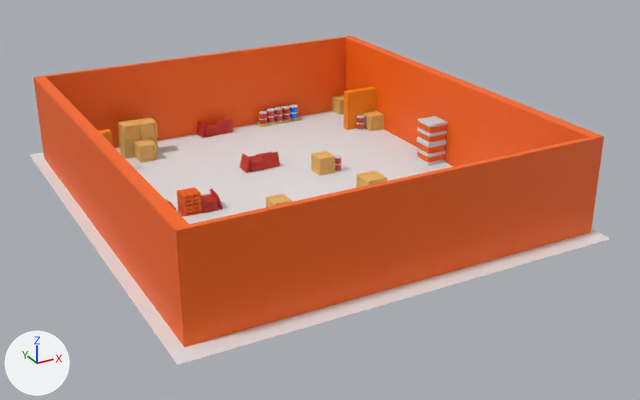
The glTF model models/gltf/Map0.glb: old version first, new version second.
Both versions are drawn from a camera (50 mm lens) standing at (-29.9, -60.0, 28.2) and looking at (3.6, 0.8, -2.2). The axes (+X, +Y, +Z) are drawn at lower left. The lights are the same throughout. Where no turn or scale is listed for an object, it has been applied to the vertices.

Names of what the first picture shows: 'Barrel.006', 'BigBox.001', 'BigBox.004', 'Box.004', 'Box.025', 'Box.026', 'Box.027', 'Box.028', 'Box.029', 'Box.050', 'Plane', 'floors', 'obj.004', 'obj.006', 'obj.039', 'obj.051'.
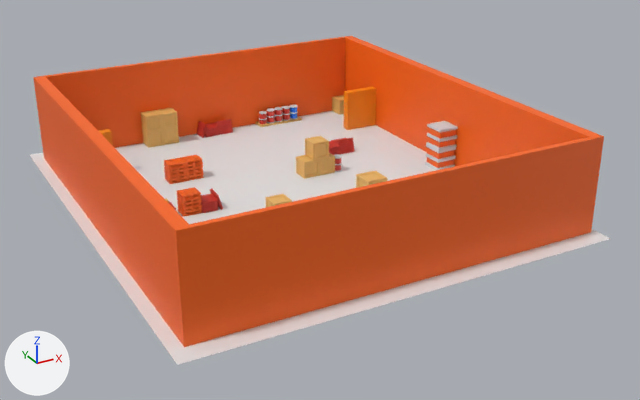
Location of each change, (x1, y1, x2, y2) in pixels of the pictures (640 x 400 px):
'BigBox.001', moved: before (417, 116, 448, 146); after (426, 121, 458, 151)
'Box.027', moved: before (118, 120, 141, 143); after (141, 110, 163, 132)
'BigBox.004', moved: before (416, 140, 446, 166); after (425, 145, 456, 170)
'Box.028', moved: before (135, 118, 158, 140); after (157, 108, 178, 130)
'Box.026', moved: before (119, 138, 136, 159); after (142, 128, 164, 148)
'obj.011', added (orange): after (164, 157, 187, 184)
'Box.011', added (orange): after (305, 136, 329, 160)
'obj.051', moved: before (256, 152, 280, 169); after (331, 138, 354, 154)
'obj.006', moved: before (239, 153, 265, 173); after (329, 141, 341, 155)
'Box.010', added (orange): after (296, 155, 320, 179)
'Box.029', moved (not visible afterwards): before (134, 139, 157, 163)
'obj.010', added (orange): after (181, 155, 203, 181)
'Box.004', moved (not visible afterwards): before (363, 111, 384, 132)
'Box.025', moved: before (140, 138, 158, 153); after (163, 127, 179, 145)
'Barrel.006', moved (not visible afterwards): before (357, 115, 365, 130)

The change, as a list of edits to the scene's bpy script:
```text
Add mat_5_003:
    mat_5_003 = principled_material('5.003')
    mat_5_003.base_color = (1.0, 0.136, 0.00561)  # orange #ff6711
Add mat_5_002:
    mat_5_002 = principled_material('5.002')
    mat_5_002.base_color = (1.0, 0.136, 0.00561)  # orange #ff6711
Add mat_3_007:
    mat_3_007 = principled_material('3.007')
    mat_3_007.base_color = (0.823, 0.468, 0.13)  # orange #eab665
Add mat_3_006:
    mat_3_006 = principled_material('3.006')
    mat_3_006.base_color = (0.823, 0.468, 0.13)  # orange #eab665
Add me_cube_107:
    me_cube_107.from_pydata(...)  # 680 vertices, 980 faces; spans x -0.82..0.82, y -0.75..0.71, z 0.0..1.8
    me_cube_107.materials.append(mat_5_003)  # orange #ff6711
Add me_cube_106:
    me_cube_106.from_pydata(...)  # 680 vertices, 980 faces; spans x -0.82..0.82, y -0.75..0.71, z 0.0..1.8
    me_cube_106.materials.append(mat_5_002)  # orange #ff6711
Add me_cube_105:
    me_cube_105.from_pydata(...)  # 56 vertices, 108 faces; spans x -0.8..0.8, y -0.8..0.8, z 0.0..1.6
    me_cube_105.materials.append(mat_3_007)  # orange #eab665
Add me_cube_095:
    me_cube_095.from_pydata(...)  # 56 vertices, 108 faces; spans x -0.8..0.8, y -0.8..0.8, z 0.0..1.6
    me_cube_095.materials.append(mat_3_006)  # orange #eab665
Change ob_obj_006:
    ob_obj_006.location: (1.78, 10.29, -2.23) -> (9.89, 10.29, -2.23)
Change ob_box_029:
    ob_box_029.location: (-6.18, 17.51, -2.23) -> (-12.83, -2.31, -0.63)
Change ob_box_028:
    ob_box_028.location: (-5.42, 19.07, -0.63) -> (-2.59, 21.1, -0.63)
Change ob_box_027:
    ob_box_027.location: (-7.07, 19.2, -0.63) -> (-4.2, 21.11, -0.63)
Change ob_box_026:
    ob_box_026.location: (-7.13, 19.2, -2.23) -> (-4.2, 21.11, -2.23)
Change ob_box_025:
    ob_box_025.location: (-5.47, 19.2, -2.23) -> (-2.61, 21.11, -2.23)
Change ob_obj_051:
    ob_obj_051.location: (3.31, 10.61, -2.23) -> (11.43, 10.61, -2.23)
Change ob_bigbox_004:
    ob_bigbox_004.location: (17.3, 3.98, -2.23) -> (17.29, 2.44, -2.23)
Change ob_bigbox_001:
    ob_bigbox_001.location: (17.33, 3.99, -0.23) -> (17.3, 2.42, -0.23)
Change ob_box_004:
    ob_box_004.location: (17.51, 14.63, -2.23) -> (-12.84, -3.92, -0.63)
Change ob_barrel_006:
    ob_barrel_006.location: (16.26, 15.04, -2.23) -> (-3.02, -13.98, -2.05)
Add ob_obj_011:
    ob_obj_011 = bpy.data.objects.new('obj.011', me_cube_107)
    ob_obj_011.location = (-5.56, 11.07, -2.23)
Add ob_obj_010:
    ob_obj_010 = bpy.data.objects.new('obj.010', me_cube_106)
    ob_obj_010.location = (-3.98, 11.07, -2.23)
Add ob_box_011:
    ob_box_011 = bpy.data.objects.new('Box.011', me_cube_105)
    ob_box_011.location = (6.44, 6.57, -0.65)
Add ob_box_010:
    ob_box_010 = bpy.data.objects.new('Box.010', me_cube_095)
    ob_box_010.location = (5.51, 6.57, -2.23)
```
